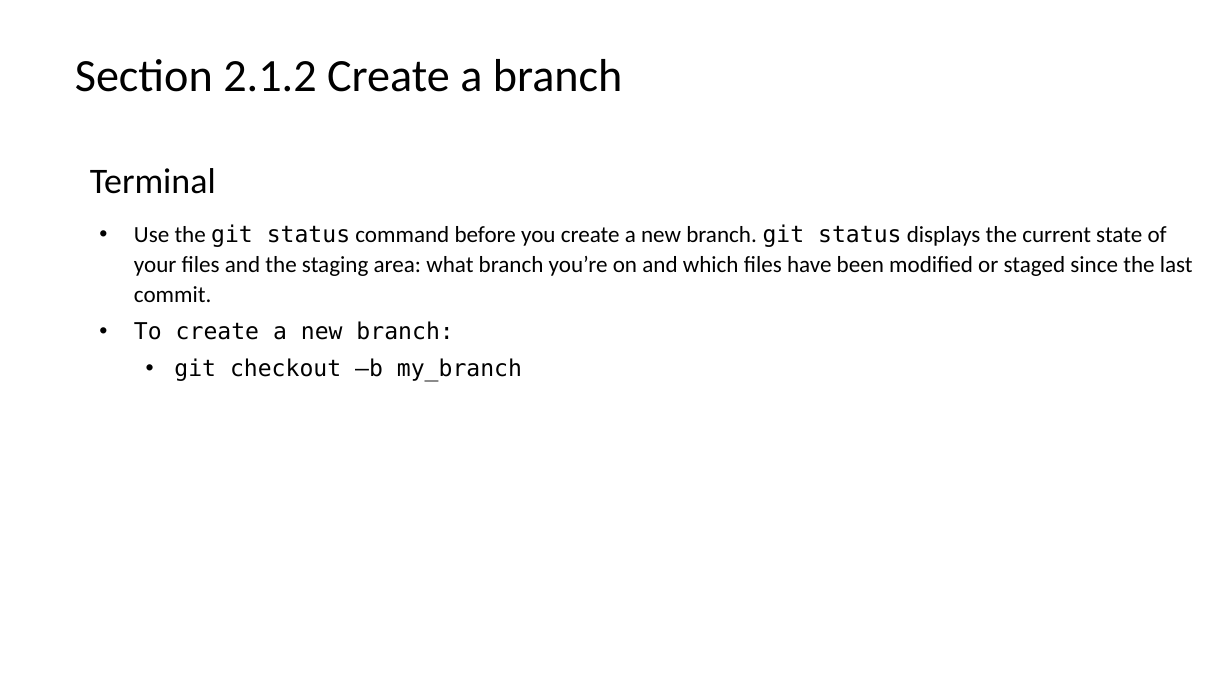
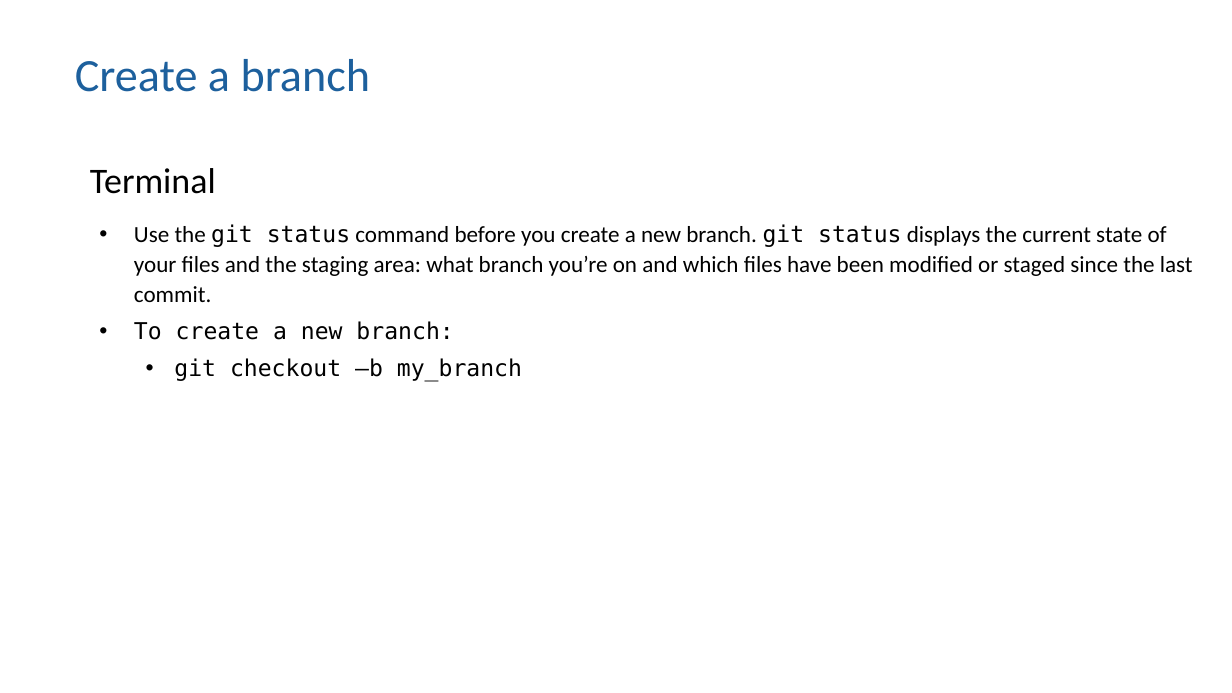
Before and after one commit to moj-analytical-services/intro_to_github_training, a slide deck: slide 16 of GitGitHub slides.pptx (slide 15 before the commit). Drawn at 1232x693 pixels with LibreOffice and Linux fonts; fonts in the diff are those of the drawing. Boxes give left, top, right and bottom in pixels: in the first picture for what was removed or moved away, otherwise in the second. Text is boxed around its words. In the diff, an @@ line names an element or a change of style, - is before the commit and + after.

```diff
--- a/GitGitHub slides.pptx
+++ b/GitGitHub slides.pptx
@@ title at [75, 59, 371, 92]: text changed; text colour #000000 to #1D609D @@
-Section 2.1.2 Create a branch
+Create a branch
```
Also in this commit, not shown: 11 other slides changed, 4 slides added, 3 slides removed.
